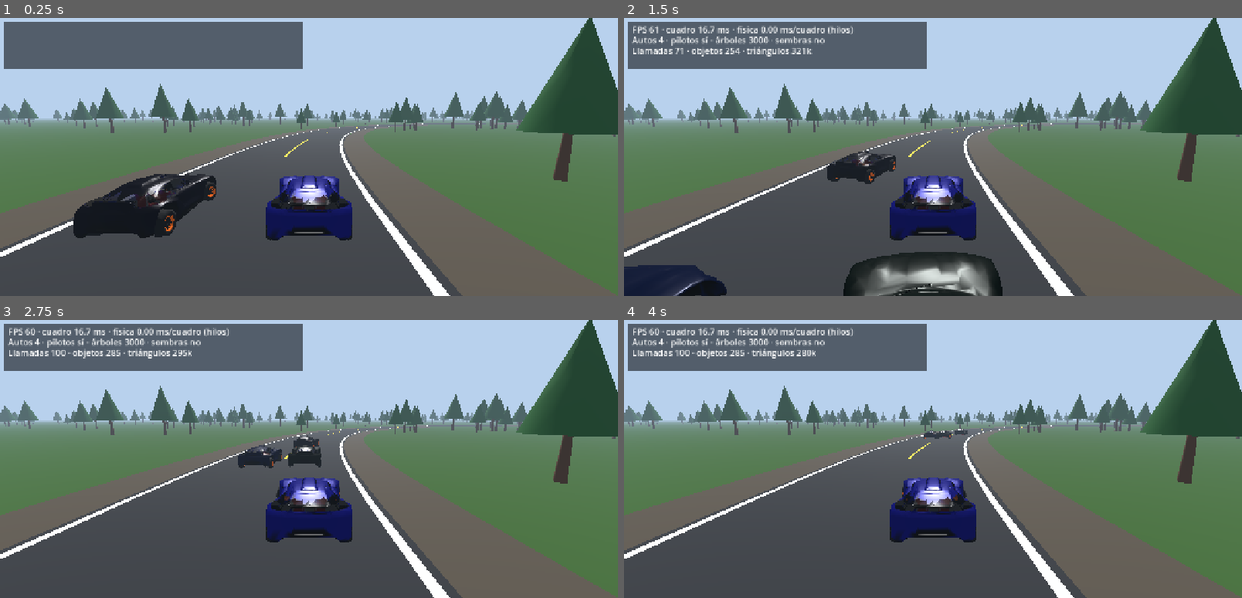
Above: before the commit, frames 1-4 (two rows, left to right).
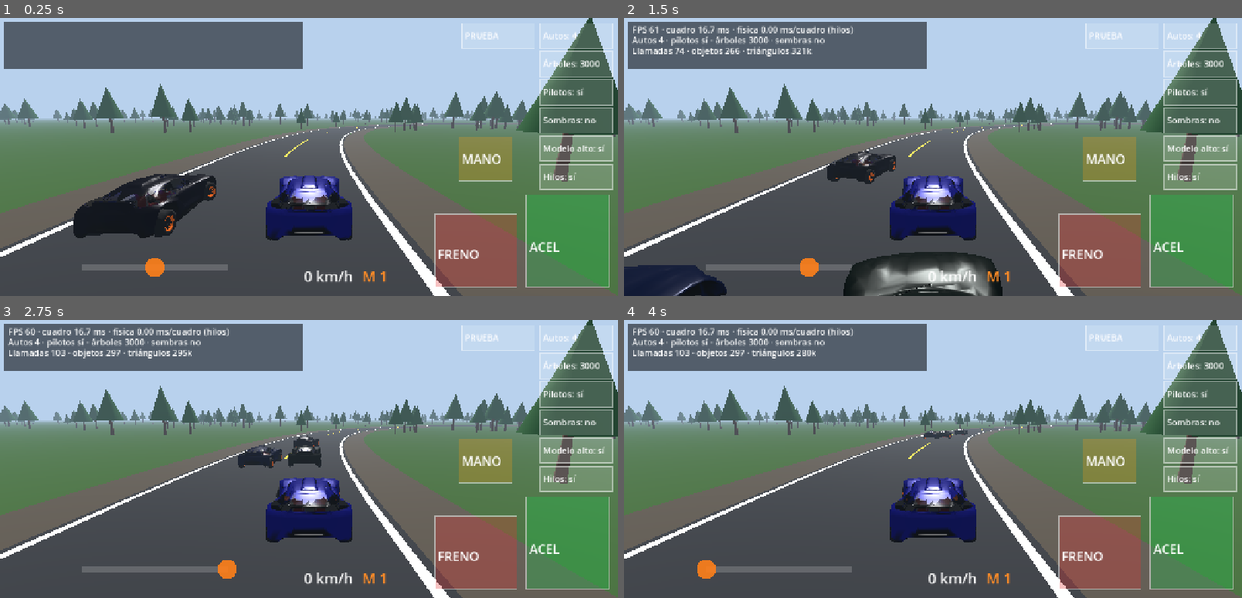
Above: after the commit, the same moments.

Repository: webmaletin-art/Rally-Sim-movile
Game: Godot game, scene res://bootstrap/boot.tscn
Two runs of this game, one before a commit and one after it. Both use one fixed random seed, a clock stepped at 60 frames per second and the inputs below.
Inputs (mouse positions are in pixels of both pictures, inside the frame that each line leads up to):
- Up to frame 1 (0.25 s): no input
- Up to frame 2 (1.5 s): move the mouse to (1068, 143) at 0.52 s; hold D 0.53-1.25 s; click (1068, 143) at 0.67 s; tap Space at 0.77 s; drag from (809, 170) to (902, 212) at 1.27 s
- Up to frame 3 (2.75 s): move the mouse to (370, 397) at 2.02 s; hold D from 2.03 s (still down)
- Up to frame 4 (4 s): release D at 2.75 s; drag from (902, 514) to (747, 417) at 2.77 s; move the mouse to (1118, 500) at 3.52 s; hold A from 3.53 s (still down); tap Space at 3.77 s

The runs differ from the first frame. In frame 1, 16% of the frame differs, in the area x 13-100%, y 1-97%; in frame 2, 16%; in frame 3, 16%; in frame 4, 16%, in the area x 9-100%, y 1-97%.

Commit message:
Godot: fix touch HUD size (was zero-sized inside the CanvasLayer), lock landscape, add automatic benchmark
Co-Authored-By: Claude Sonnet 5.5 <noreply@anthropic.com>
Claude-Session: https://claude.ai/code/session_01P18mcfX7vPAh1HouukYKHr

Diff:
--- a/godot/game/main.gd
+++ b/godot/game/main.gd
@@ -37,7 +37,12 @@
 var hi_model := true
 var cam_mode := ""
 var threaded := true
+var bench_i := -1 # índice de la prueba automática en curso (-1 = apagada)
+var bench_t := 0.0
+var _bench_samples: Array = []
+var bench_results: Array = []
 var no_body := false
+var autobench := false
 var acc := 0.0
 var step_n := 0
 
@@ -47,6 +52,8 @@
 			shot_path = a.substr(7)
 		elif a.begins_with("--frames="):
 			shot_frames = int(a.substr(9))
+		elif a == "--autobench":
+			autobench = true
 		elif a == "--nobody":
 			no_body = true
 		elif a == "--bench":
@@ -65,8 +72,11 @@
 	hud = Hud.new()
 	layer.add_child(hud)
 	hud.option_changed.connect(_on_option)
+	hud.bench_pressed.connect(_bench_start)
 	_rebuild_trees()
 	_rebuild_cars()
+	if autobench:
+		_bench_start()
 
 func _build_world() -> void:
 	var env := Environment.new()
@@ -193,6 +203,71 @@
 		cars.append(car)
 	cam_ready = false
 
+## Prueba automática: recorre varias cargas (cada una 6 s, descartando el primer segundo y medio) y muestra la tabla.
+const BENCH_CFGS := [
+	[1, 0, 0, 0, 1], [1, 3000, 1, 0, 1], [4, 3000, 1, 0, 1], [8, 3000, 1, 0, 1],
+	[8, 8000, 1, 0, 1], [8, 8000, 0, 0, 1], [8, 3000, 1, 0, 0], [4, 3000, 1, 1, 1]]
+
+func _bench_start() -> void:
+	bench_i = -1
+	bench_results.clear()
+	_bench_next()
+
+func _bench_next() -> void:
+	bench_i += 1
+	if bench_i >= BENCH_CFGS.size():
+		bench_i = -1
+		var lines := ["RESULTADOS (mandame una captura de esto)", "autos · árboles · pilotos · sombras · hilos  →  FPS · ms/cuadro · física ms · llamadas · triángulos"]
+		for r in bench_results:
+			lines.append(r)
+		hud.result_text = "\n".join(lines)
+		hud.stats_text = ""
+		if autobench:
+			print("\n".join(lines))
+			await get_tree().create_timer(0.5).timeout
+			if shot_path != "":
+				get_viewport().get_texture().get_image().save_png(shot_path)
+			get_tree().quit()
+		return
+	var c: Array = BENCH_CFGS[bench_i]
+	var new_trees: int = c[1]
+	cars_n = c[0]
+	pilots_on = c[2] == 1
+	sun.shadow_enabled = c[3] == 1
+	threaded = c[4] == 1
+	if new_trees != trees_n or trees_node == null:
+		trees_n = new_trees
+		_rebuild_trees()
+	_rebuild_cars()
+	# el jugador también maneja solo, así la escena está siempre en movimiento
+	if not cars.is_empty():
+		cars[0].driver = RingDriver.new(track, 26.0, 0.0)
+	bench_t = 0.0
+
+func _bench_tick(dt: float) -> void:
+	bench_t += dt
+	if bench_t > 1.5 and bench_t < 6.0:
+		if bench_i >= 0:
+			_bench_samples.append([dt, shown_phys_ms, RenderingServer.get_rendering_info(RenderingServer.RENDERING_INFO_TOTAL_DRAW_CALLS_IN_FRAME), RenderingServer.get_rendering_info(RenderingServer.RENDERING_INFO_TOTAL_PRIMITIVES_IN_FRAME)])
+	if bench_t >= 6.0:
+		var n := _bench_samples.size()
+		var sdt := 0.0
+		var sph := 0.0
+		var sdc := 0.0
+		var stri := 0.0
+		for s in _bench_samples:
+			sdt += s[0]
+			sph += s[1]
+			sdc += s[2]
+			stri += s[3]
+		_bench_samples.clear()
+		var c: Array = BENCH_CFGS[bench_i]
+		if n > 0:
+			bench_results.append("%2d autos · %5d árb · pil %s · som %s · hilos %s  →  %3d FPS · %5.1f ms · fis %4.1f · %4d llam · %dk tri" % [
+				c[0], c[1], "sí" if c[2] == 1 else "no", "sí" if c[3] == 1 else "no", "sí" if c[4] == 1 else "no",
+				int(round(float(n) / sdt)), sdt / n * 1000.0, sph / n, int(sdc / n), int(stri / n / 1000.0)])
+		_bench_next()
+
 func _on_option(key: String, value) -> void:
 	match key:
 		"cars":
@@ -243,6 +318,8 @@
 
 func _process(dt: float) -> void:
 	_step_physics(dt)
+	if bench_i >= 0:
+		_bench_tick(dt)
 	if cars.is_empty():
 		return
 	for c in cars:
--- a/godot/game/ui/hud.gd
+++ b/godot/game/ui/hud.gd
@@ -4,6 +4,7 @@
 ## Multitáctil: cada dedo se sigue por su índice.
 
 signal option_changed(key: String, value)
+signal bench_pressed
 
 var steer := 0.0
 var throttle := 0.0
@@ -13,6 +14,7 @@
 var speed_kmh := 0.0
 var gear_text := "1"
 var rpm := 0.0
+var result_text := ""
 
 var _steer_finger := -1
 var _steer_x0 := 0.0
@@ -29,20 +31,24 @@
 
 func _ready() -> void:
 	mouse_filter = Control.MOUSE_FILTER_IGNORE
-	set_anchors_preset(Control.PRESET_FULL_RECT)
+
+## Tamaño de la pantalla (el HUD vive en una CanvasLayer: no hereda tamaño de un padre Control)
+func _vs() -> Vector2:
+	return get_viewport_rect().size
 
 func option_value(key: String):
 	var o: Array = _opts[key]
 	return o[1][o[0]]
 
 func _layout() -> void:
-	var s := size
+	var s := _vs()
 	_buttons.clear()
 	var bw := 150.0
 	var bh := 70.0
 	_buttons.append({"id": "gas", "rect": Rect2(s.x - 190, s.y - 210, 170, 190), "label": "ACEL"})
 	_buttons.append({"id": "brake", "rect": Rect2(s.x - 380, s.y - 170, 170, 150), "label": "FRENO"})
 	_buttons.append({"id": "hb", "rect": Rect2(s.x - 330, s.y - 330, 110, 90), "label": "MANO"})
+	_buttons.append({"id": "bench", "rect": Rect2(s.x - 2.0 * bw - 24, 10, bw, bh * 0.75), "label": "PRUEBA"})
 	var keys := ["cars", "trees", "pilots", "shadows", "hi", "threads"]
 	var names := {"cars": "Autos", "trees": "Árboles", "pilots": "Pilotos", "shadows": "Sombras", "hi": "Modelo alto", "threads": "Hilos"}
 	for i in keys.size():
@@ -63,7 +69,10 @@
 				_fingers[ev.index] = h
 				if h.begins_with("opt:"):
 					_cycle(h.substr(4))
-			elif ev.position.x < size.x * 0.5 and _steer_finger == -1:
+				elif h == "bench":
+					result_text = ""
+					bench_pressed.emit()
+			elif ev.position.x < _vs().x * 0.5 and _steer_finger == -1:
 				_steer_finger = ev.index
 				_steer_x0 = ev.position.x
 		else:
@@ -76,7 +85,7 @@
 	elif event is InputEventScreenDrag:
 		var ev2 := event as InputEventScreenDrag
 		if ev2.index == _steer_finger:
-			steer = clampf((ev2.position.x - _steer_x0) / (size.x * 0.12), -1.0, 1.0)
+			steer = clampf((ev2.position.x - _steer_x0) / (_vs().x * 0.12), -1.0, 1.0)
 
 func _cycle(key: String) -> void:
 	var o: Array = _opts[key]
@@ -129,11 +138,12 @@
 	for i in lines.size():
 		draw_string(font, Vector2(16, 30 + i * 22), lines[i], HORIZONTAL_ALIGNMENT_LEFT, -1, 18, Color(1, 1, 1))
 	# velocímetro
-	draw_string(font, Vector2(size.x * 0.5 - 60, size.y - 30), "%d km/h" % int(speed_kmh), HORIZONTAL_ALIGNMENT_CENTER, 200, 30, Color(1, 1, 1))
-	draw_string(font, Vector2(size.x * 0.5 + 110, size.y - 30), "M %s" % gear_text, HORIZONTAL_ALIGNMENT_LEFT, -1, 30, Color(1.0, 0.55, 0.15))
+	var vs := _vs()
+	draw_string(font, Vector2(vs.x * 0.5 - 60, vs.y - 30), "%d km/h" % int(speed_kmh), HORIZONTAL_ALIGNMENT_CENTER, 200, 30, Color(1, 1, 1))
+	draw_string(font, Vector2(vs.x * 0.5 + 110, vs.y - 30), "M %s" % gear_text, HORIZONTAL_ALIGNMENT_LEFT, -1, 30, Color(1.0, 0.55, 0.15))
 	# barra de dirección
-	var cx := size.x * 0.25
-	var cy := size.y - 60.0
+	var cx := vs.x * 0.25
+	var cy := vs.y - 60.0
 	draw_rect(Rect2(cx - 150, cy - 6, 300, 12), Color(1, 1, 1, 0.18))
 	draw_circle(Vector2(cx + steer * 150.0, cy), 20.0, Color(1.0, 0.5, 0.1, 0.9))
 	# botones
@@ -152,5 +162,14 @@
 		draw_rect(r, Color(1, 1, 1, 0.5), false, 2.0)
 		var lab: String = b["label"]
 		if id.begins_with("opt:"):
-			lab += ": " + str(option_value(id.substr(4)))
-		draw_string(font, Vector2(r.position.x + 6, r.position.y + r.size.y * 0.62), lab, HORIZONTAL_ALIGNMENT_LEFT, r.size.x - 8, 18 if id.begins_with("opt:") else 26, Color(1, 1, 1))
+			var key := id.substr(4)
+			var val = option_value(key)
+			lab += ": " + (("sí" if int(val) == 1 else "no") if key in ["pilots", "shadows", "hi", "threads"] else str(val))
+		var fs := 18 if (id.begins_with("opt:") or id == "bench") else 26
+		draw_string(font, Vector2(r.position.x + 6, r.position.y + r.size.y * 0.62), lab, HORIZONTAL_ALIGNMENT_LEFT, r.size.x - 8, fs, Color(1, 1, 1))
+	if result_text != "":
+		var rl := result_text.split("\n")
+		var h := 30.0 + rl.size() * 24.0
+		draw_rect(Rect2(20, 20, vs.x - 40, h), Color(0, 0, 0, 0.82))
+		for i in rl.size():
+			draw_string(font, Vector2(34, 46 + i * 24), rl[i], HORIZONTAL_ALIGNMENT_LEFT, vs.x - 60, 19, Color(1, 1, 1))
--- a/godot/project.godot
+++ b/godot/project.godot
@@ -15,7 +15,7 @@
 window/size/viewport_height=576
 window/stretch/mode="canvas_items"
 window/stretch/aspect="expand"
-window/handheld/orientation=6
+window/handheld/orientation=4
 
 [physics]
 
